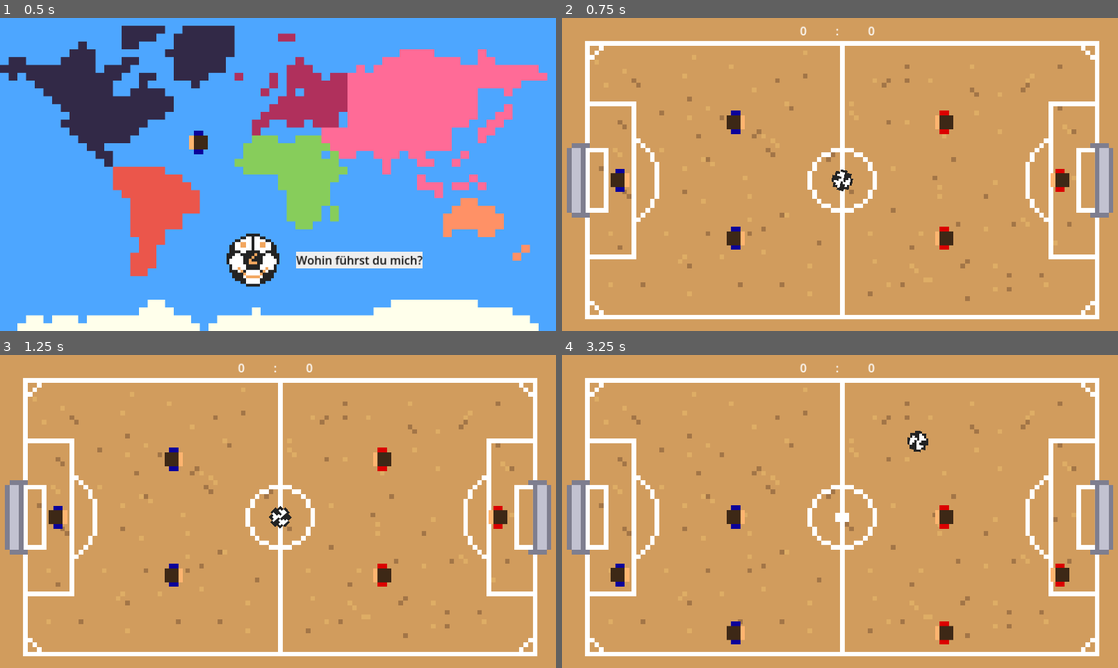
Above: before the commit, frames 1-4 (two rows, left to right).
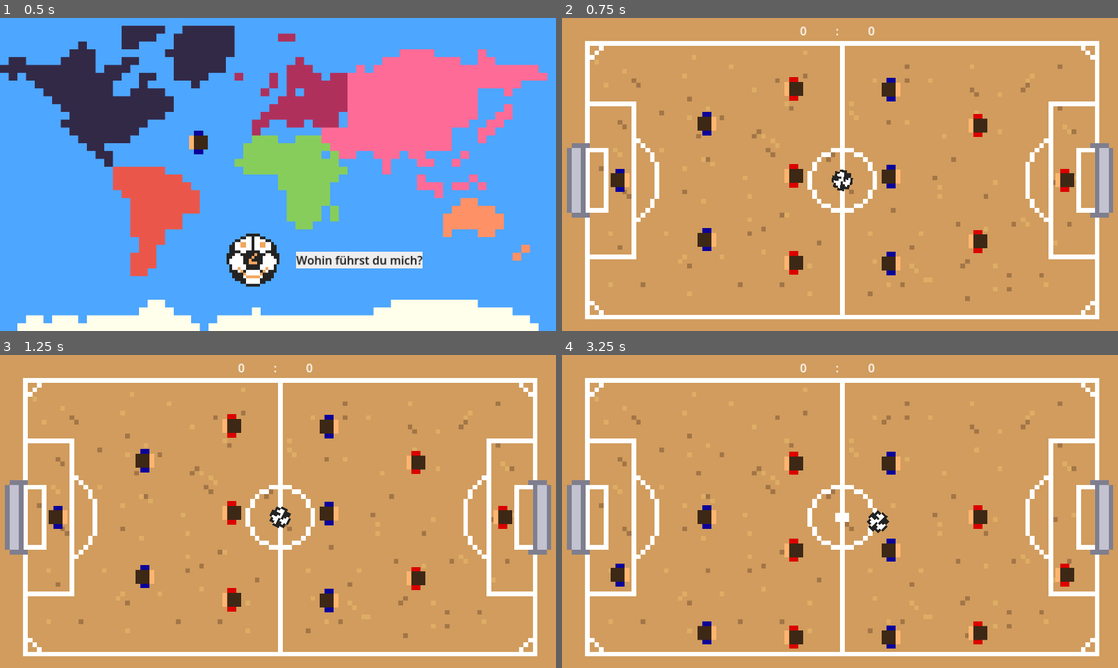
Above: after the commit, the same moments.

Repository: HephaistosForge/Boltzplatz
Game: Godot game, scene res://scenes/main_menu/main_menu.tscn
Two runs of this game, one before a commit and one after it. Both use one fixed random seed, a clock stepped at 60 frames per second and the inputs below. The engine's default icon, where the game draws it, is replaced by a stand-in: a white triangle on a blue panel in a dark square.
Inputs (mouse positions are in pixels of both pictures, inside the frame that each line leads up to):
- Up to frame 1 (0.5 s): no input
- Up to frame 2 (0.75 s): click (762, 143) at 0.5 s
- Up to frame 3 (1.25 s): no input
- Up to frame 4 (3.25 s): tap Enter (kick_player_right) at 1.25 s; hold Down (down_player_right) 1.28-2.03 s; hold S (down_player_left) 2.03-2.78 s; hold Down (down_player_right) from 2.78 s (still down)

Frame 1 is identical in both runs. In frame 2, 3.0% of the frame differs, in the area x 24-93%, y 18-83%; in frame 3, 3.0%; in frame 4, 3.3%, in the area x 24-93%, y 24-94%.

Commit message:
fix collision events with ball

Diff:
--- a/project.godot
+++ b/project.godot
@@ -67,3 +67,8 @@
 "events": [Object(InputEventKey,"resource_local_to_scene":false,"resource_name":"","device":-1,"window_id":0,"alt_press …(182 unchanged characters)…
 ]
 }
+
+[layer_names]
+
+2d_physics/layer_1="Player, Ball"
+2d_physics/layer_2="Wall"
--- a/scenes/ball/ball.gd
+++ b/scenes/ball/ball.gd
@@ -30,11 +30,12 @@
 	center = get_viewport().get_visible_rect().get_center()
 
 	set_to_position(center) # Initial position reset
+	apply_torque_impulse(0.01)
 
 
 func _process(_delta):
-	$Sprite2D.rotation += rotation_offset
-
+	#$Sprite2D.rotation += rotation_offset
+	pass
 
 func choose_random_movement_direction() -> void:
 	var random_index: int = randi_range(0, directions.size() - 1)
--- a/scenes/ball/ball.tscn
+++ b/scenes/ball/ball.tscn
@@ -6,11 +6,15 @@
 
 [sub_resource type="CircleShape2D" id="CircleShape2D_fdaxq"]
 
-[node name="Ball" type="RigidBody2D"]
+[node name="Ball" type="RigidBody2D" groups=["Ball"]]
+inertia = 0.01
 physics_material_override = ExtResource("1_477oo")
 continuous_cd = 2
+contact_monitor = true
 linear_damp_mode = 1
+linear_damp = 0.001
 angular_damp_mode = 1
+angular_damp = 1.025
 script = ExtResource("1_jep6k")
 
 [node name="Sprite2D" type="Sprite2D" parent="."]
--- a/scenes/figure/figure.tscn
+++ b/scenes/figure/figure.tscn
@@ -4,7 +4,7 @@
 
 [sub_resource type="CircleShape2D" id="CircleShape2D_48e0b"]
 
-[node name="Figure" type="CharacterBody2D"]
+[node name="Figure" type="StaticBody2D"]
 
 [node name="Sprite2D" type="Sprite2D" parent="."]
 texture = ExtResource("2_2gt8k")
--- a/scenes/main_menu/main_menu.gd
+++ b/scenes/main_menu/main_menu.gd
@@ -6,3 +6,4 @@
 func _on_dummy_country_button_pressed():
 	get_tree().change_scene_to_packed(default_continent)
 	Global.selected_level_settings = Global.LEVEL_SETTINGS.SAND
+	print("pressed")
--- a/scenes/rods_with_figures/rod_with_figures.gd
+++ b/scenes/rods_with_figures/rod_with_figures.gd
@@ -8,19 +8,22 @@
 const KICK_PLAYER_LEFT: String = "kick_player_left"
 const KICK_PLAYER_RIGHT: String = "kick_player_right"
 
-const KICKING_SPEED = 0.05 # Speed of collision shape kicking tween; Smaller is faster
+const KICKING_SPEED = 0.1 # Speed of collision shape kicking tween; Smaller is faster
+const KICK_FORCE_MULTIPLIER = 80.0
 
 @export var _movement_speed = 500.0
 @export var images: Array[CompressedTexture2D]
 @export var _player_type: PLAYER_TYPE = PLAYER_TYPE.PLAYER_LEFT
 
 @onready var ball_kicking_sfx = preload("res://assets/audio/sfx/Kick.mp3")
+var figures = []
 
 var input_direction: float = 0.0
 var kicking_vector: Vector2 = Vector2(50, 0)
 
 var is_kicking: bool = false
 var can_kick: bool = true
+var apply_kick_force = false
 
 enum PLAYER_TYPE {
 	PLAYER_LEFT,
@@ -29,7 +32,7 @@
 
 func _ready():
 	for child in get_children():
-		if child is CharacterBody2D:
+		if child is StaticBody2D:
 			if _player_type == PLAYER_TYPE.PLAYER_LEFT:
 				child.get_node(IMAGE).texture = images[0]
 				child.get_node(IMAGE).rotation_degrees = 180
@@ -37,7 +40,7 @@
 				child.get_node(IMAGE).texture = images[1]
 			else:
 				printerr("Player type unrecognised: %s" % str(_player_type))
-
+			figures.append(child)
 	if _player_type == PLAYER_TYPE.PLAYER_RIGHT:
 		kicking_vector *= -1 # Kick to the left
 
@@ -53,16 +56,15 @@
 		printerr("Player type unrecognised: %s" % str(_player_type))
 
 	if can_kick and is_kicking:
+		apply_kick_force = true
 		can_kick = false
 
 		# Kick by moving collision shape
-		for child in get_children():
-			if child is CharacterBody2D:
-				var tween = create_tween()
-				tween.tween_property(child.get_node("CollisionShape2D"), "position", kicking_vector, KICKING_SPEED)
-				tween.tween_property(child.get_node("CollisionShape2D"), "position", Vector2.ZERO, KICKING_SPEED)
-
-		Global.create_audio_stream_with_random_pitch(ball_kicking_sfx, 0.95, 1.25) # Fine tuned for slight sound variation
+		for figure in figures:
+			var tween = create_tween()
+			tween.tween_property(figure.get_node("CollisionShape2D"), "position", kicking_vector, KICKING_SPEED)
+			tween.tween_callback(self.disable_kickforce)
+			tween.tween_property(figure.get_node("CollisionShape2D"), "position", Vector2.ZERO, KICKING_SPEED)
 
 		can_kick = true
 
@@ -70,6 +72,23 @@
 
 	move_and_slide()
 
+	for figure in figures:
+		var collision_object = figure.move_and_collide(Vector2.ZERO, true)
+		if collision_object != null:
+			if collision_object.get_collider().is_in_group("Ball"):
+				var kick_force = kicking_vector
+				if apply_kick_force:
+					# Fine tuned for slight sound variation
+					Global.create_audio_stream_with_random_pitch(ball_kicking_sfx, 0.95, 1.25)
+					kick_force = kick_force * KICK_FORCE_MULTIPLIER
+				else:
+					Global.create_audio_stream_with_random_pitch_and_db(ball_kicking_sfx, 0.95, 1.25, -30)
+				collision_object.get_collider().apply_impulse(kick_force)
+
+
+func disable_kickforce():
+	self.apply_kick_force = false
+
 
 func set_player(player: int) -> void:
 	if player == PLAYER_TYPE.PLAYER_LEFT or player == PLAYER_TYPE.PLAYER_RIGHT:
--- a/singleton/global.gd
+++ b/singleton/global.gd
@@ -16,11 +16,22 @@
 func create_audio_stream_with_random_pitch(stream: AudioStream, upper_limit: float, lower_limit: float) -> void:
 	var sfx = _create_new_audio_stream()
 	sfx.pitch_scale = randf_range(upper_limit, lower_limit) # Fine tuned for slight sound variation
-	create_audio_stream(stream)
+	create_audio_stream(stream, sfx)
 
 
-func create_audio_stream(stream: AudioStream) -> void:
+func create_audito_stream_with_custom_db(stream: AudioStream, db) -> void:
 	var sfx = _create_new_audio_stream()
+	sfx.volume_db = db
+	create_audio_stream(stream, sfx)
+
+func create_audio_stream_with_random_pitch_and_db(stream: AudioStream, upper_limit: float, lower_limit: float, db) -> void:
+	var sfx = _create_new_audio_stream()
+	sfx.volume_db = db
+	sfx.pitch_scale = randf_range(upper_limit, lower_limit)
+	create_audio_stream(stream, sfx)
+
+
+func create_audio_stream(stream: AudioStream, sfx: AudioStreamPlayer2D=_create_new_audio_stream()) -> void:
 	sfx.stream = stream
 	sfx.play()
 
--- a/world.tscn
+++ b/world.tscn
@@ -7,6 +7,7 @@
 [ext_resource type="PackedScene" uid="uid://dx43d0qsdjl48" path="res://scenes/background/background.tscn" id="6_msyo4"]
 [ext_resource type="PackedScene" uid="uid://q7wae6af5rl0" path="res://scenes/rods_with_figures/rod_with_two_figures.tscn" id="6_royt5"]
 [ext_resource type="PackedScene" uid="uid://cq3sbjobha5ku" path="res://scenes/rods_with_figures/rod_with_one_figure.tscn" id="7_0dwlg"]
+[ext_resource type="PackedScene" uid="uid://k6tb2icundgi" path="res://scenes/rods_with_figures/rod_with_three_figures.tscn" id="7_6p2tj"]
 [ext_resource type="PackedScene" uid="uid://tlptqlhf13g2" path="res://scenes/goal/goal.tscn" id="7_a8vwf"]
 [ext_resource type="PackedScene" uid="uid://1mgb0nw1fxyl" path="res://scenes/level_manager/level_manager.tscn" id="9_l6n64"]
 [ext_resource type="Texture2D" uid="uid://dra2c14jlj7h6" path="res://assets/backgrounds/Spielfeld_grass_stripes.png" id="10_rs8gp"]
@@ -25,8 +26,9 @@
 [node name="Camera2D" type="Camera2D" parent="."]
 anchor_mode = 0
 
+[node name="Background" parent="." instance=ExtResource("6_msyo4")]
+
 [node name="Score" parent="." instance=ExtResource("3_arhoc")]
-z_index = 1
 custom_minimum_size = Vector2(1920, 1080)
 anchors_preset = 0
 anchor_right = 0.0
@@ -35,8 +37,6 @@
 offset_bottom = 1080.0
 grow_horizontal = 1
 grow_vertical = 1
-
-[node name="Background" parent="." instance=ExtResource("6_msyo4")]
 
 [node name="InvisibleWalls" type="Node" parent="."]
 
@@ -88,16 +88,23 @@
 position = Vector2(200, 560)
 
 [node name="RodWithTwoFigures" parent="Rods/PlayerLeft" instance=ExtResource("6_royt5")]
-position = Vector2(600, 560)
+position = Vector2(500, 565)
+
+[node name="RodWithThreeFigures" parent="Rods/PlayerLeft" instance=ExtResource("7_6p2tj")]
+position = Vector2(1136, 547)
 
 [node name="PlayerRight" type="Node" parent="Rods"]
 
 [node name="RodWithOneFigure" parent="Rods/PlayerRight" instance=ExtResource("7_0dwlg")]
-position = Vector2(1720, 560)
+position = Vector2(1736, 560)
 _player_type = 1
 
 [node name="RodWithTwoFigures" parent="Rods/PlayerRight" instance=ExtResource("6_royt5")]
-position = Vector2(1320, 560)
+position = Vector2(1436, 571)
+_player_type = 1
+
+[node name="RodWithThreeFigures" parent="Rods/PlayerRight" instance=ExtResource("7_6p2tj")]
+position = Vector2(800, 545)
 _player_type = 1
 
 [node name="Goals" type="Node" parent="."]
Not shown, added: assets/audio/sfx/Metal Pong From Pan And Pot-SoundBible.com-1588653020.mp3.import
Not shown, changed: sources.txt
Not shown: 1 places in world.tscn that only renumber resources
Not shown, added: assets/audio/sfx/Metal Pong From Pan And Pot-SoundBible.com-1588653020.mp3
